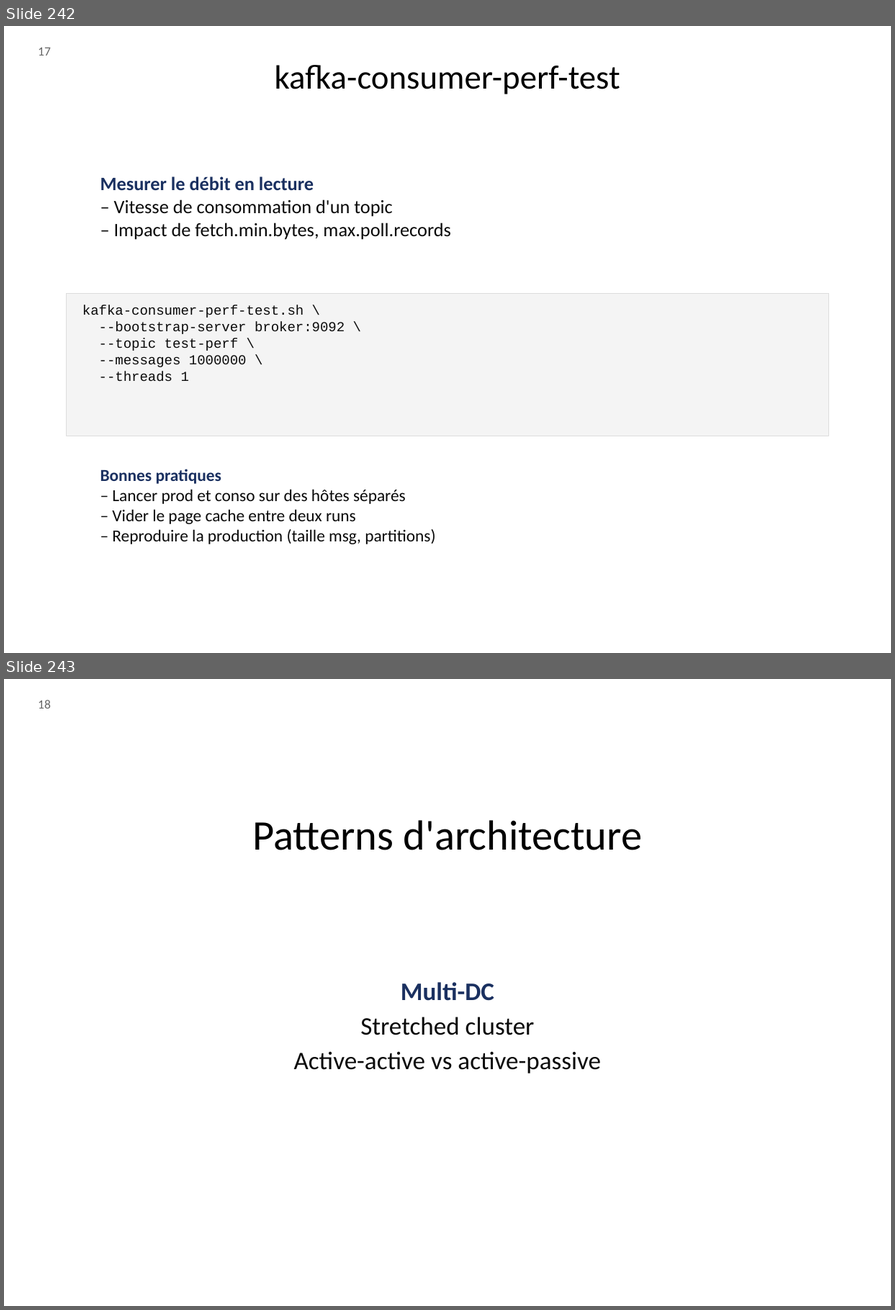
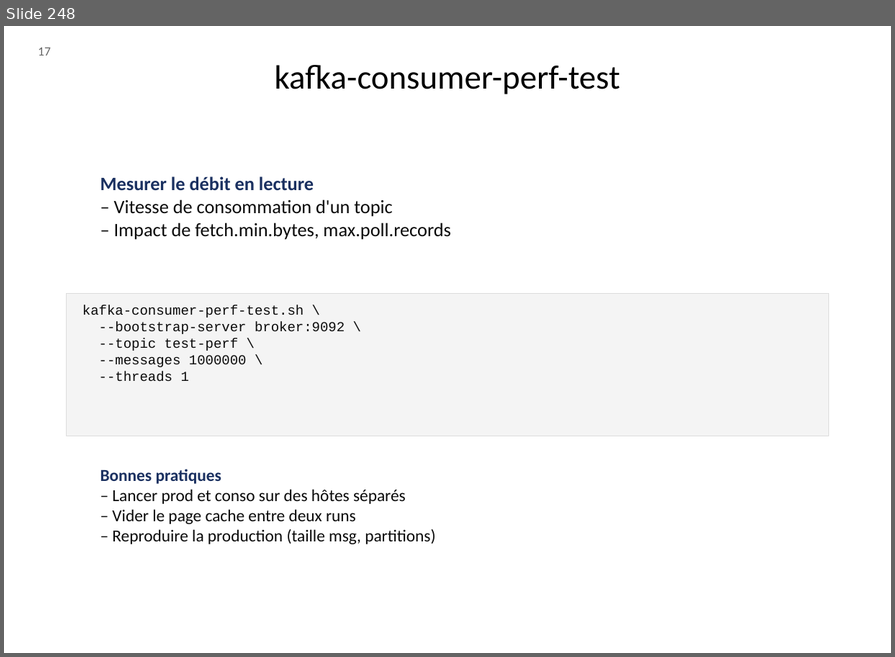
Before and after one commit to dthibau/kafka, a slide deck: KafkaAdmin.odp. Shown one above the other, each under a label of ours: slides 242 and 243 before the commit, slide 248 after it. The pictures are 895x1310 and 895x657 pixels, drawn with LibreOffice and Linux fonts; fonts in the diff are those of the drawing. Boxes give left, top, right and bottom in pixels: in the first picture for what was removed or moved away, otherwise in the second. Text is boxed around its words. In the diff, an @@ line names an element or a change of style, - is before the commit and + after.

```diff
--- a/KafkaAdmin.odp
+++ b/KafkaAdmin.odp
@@ slide 243 removed at (x1=4, y1=679, x2=891, y2=1306), background #FFFFFF @@
@@ text removed at (x1=38, y1=700, x2=51, y2=709) @@
-18
@@ text removed at (x1=252, y1=820, x2=643, y2=850) @@
-Patterns d'architecture
@@ text removed at (x1=294, y1=982, x2=601, y2=1074) @@
-Multi-DC
-Stretched cluster
-Active-active vs active-passive
@@ what was slide 242 is now slide 248 @@
```
Also in this commit, not shown: 30 slides changed, 9 slides added, 2 other slides removed, 1 other file.
